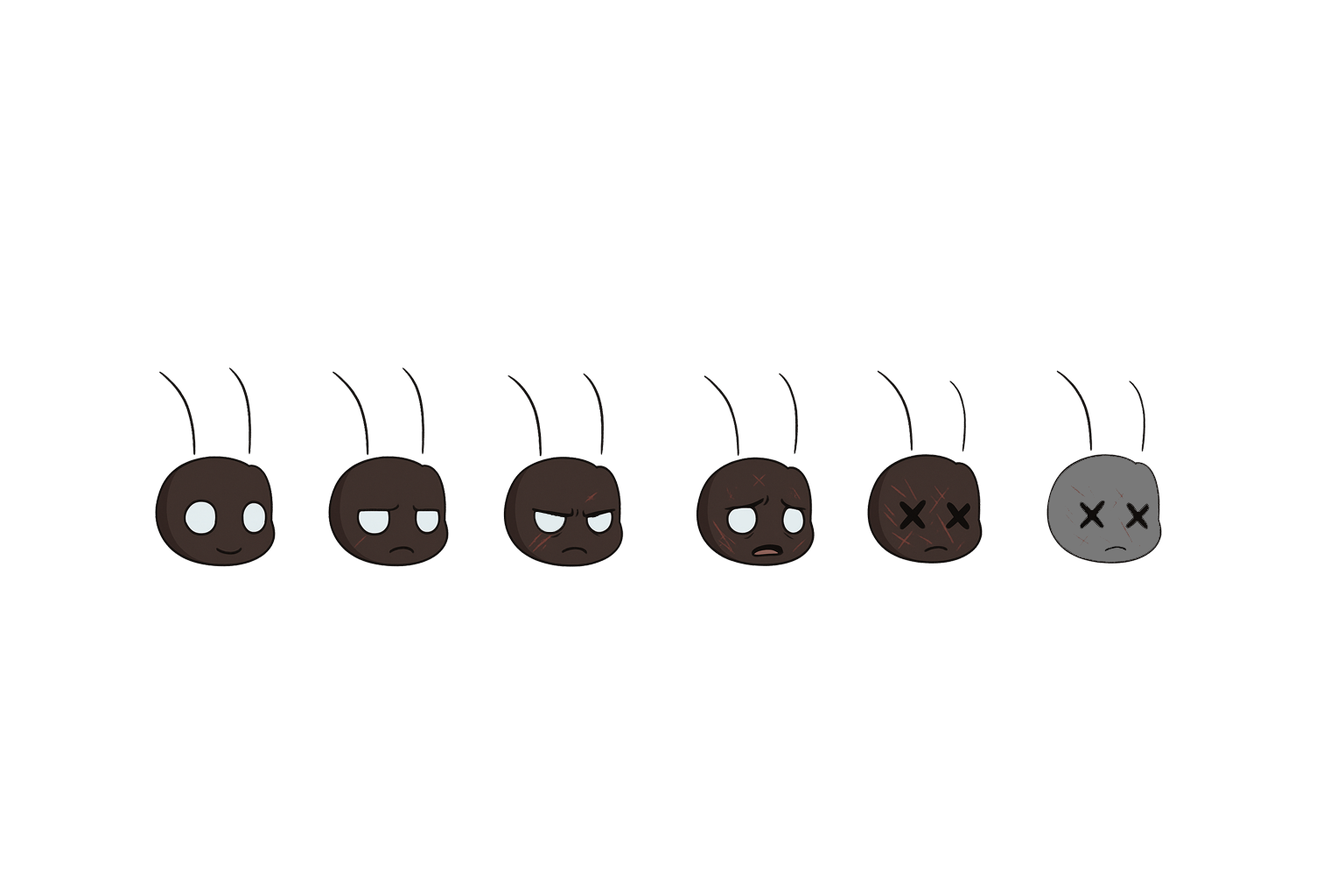
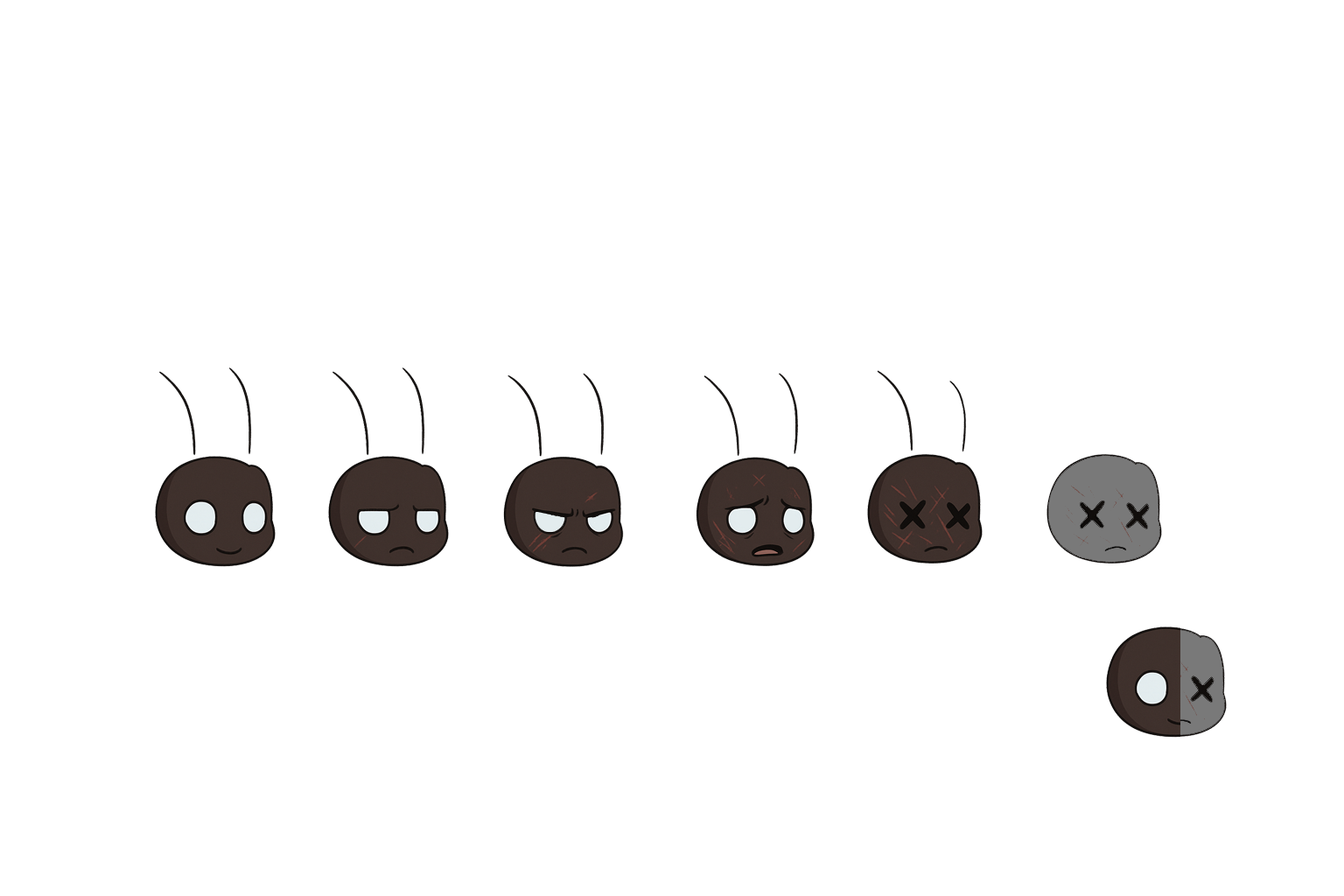
Two versions of the same layered image (1344x896). Layer-by-layer changes:
added layer "Layer 12" above "Layer 7" over (x1=1105, y1=626, x2=1180, y2=738)
added layer "Layer 13" above "Layer 9" over (x1=1110, y1=626, x2=1227, y2=738)
painted on "Layer 9" over (x1=1055, y1=369, x2=1146, y2=453)
